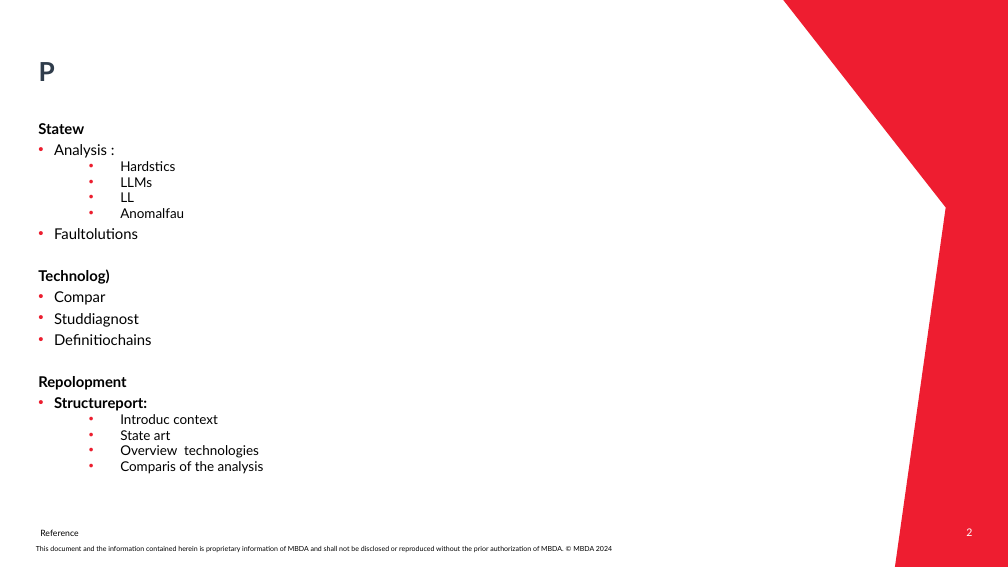
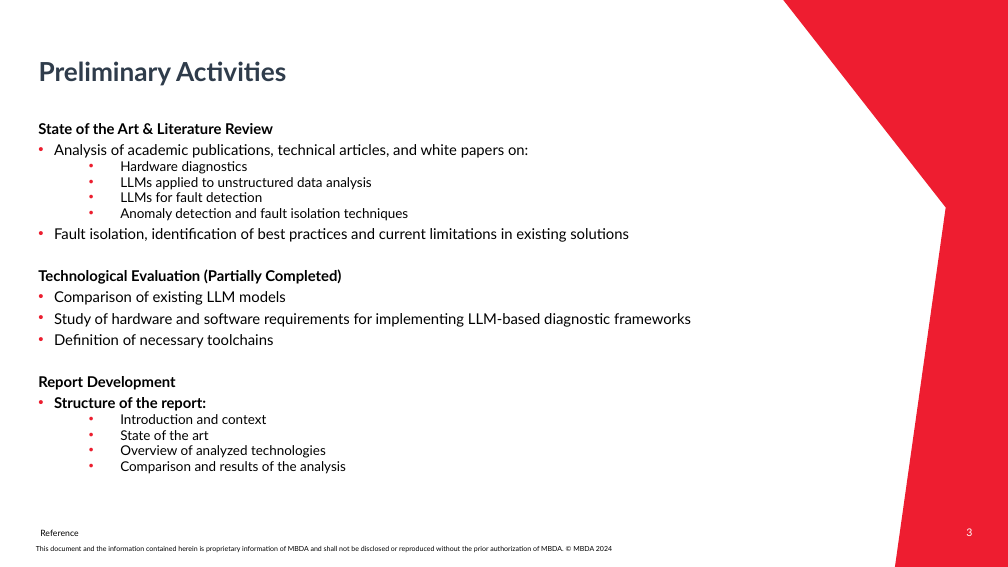
Before and after one commit to Mqtth3w/master-thesis-mbda-unipr, a slide deck: slide 3 of prompts_engineering/ICL_MBDA_Thesis_Gianvenuti.pptx (slide 2 before the commit). Drawn at 1008x567 pixels with LibreOffice and Linux fonts; fonts in the diff are those of the drawing; background and template pictures are left out. Boxes give left, top, right and bottom in pixels: in the first picture for what was removed or moved away, otherwise in the second. Text is boxed around its words. In the diff, an @@ line names an element or a change of style, - is before the commit and + after.

```diff
--- a/prompts_engineering/ICL_MBDA_Thesis_Gianvenuti.pptx
+++ b/prompts_engineering/ICL_MBDA_Thesis_Gianvenuti.pptx
@@ title at [39, 61, 286, 86]: text changed @@
-P
+Preliminary Activities
@@ text at [38, 123, 691, 474]: text changed @@
-Statew
-• Analysis :
-  • Hardstics
-  • LLMs
-  • LL
-  • Anomalfau
-• Faultolutions
-Technolog)
-• Compar
-• Studdiagnost
-• Definitiochains
-Repolopment
-• Structureport:
-  • Introduc context
-  • State art
-  • Overview technologies
-  • Comparis of the analysis
+State of the Art & Literature Review
+• Analysis of academic publications, technical articles, and white papers on:
+  • Hardware diagnostics
+  • LLMs applied to unstructured data analysis
+  • LLMs for fault detection
+  • Anomaly detection and fault isolation techniques
+• Fault isolation, identification of best practices and current limitations in existing solutions
+Technological Evaluation (Partially Completed)
+• Comparison of existing LLM models
+• Study of hardware and software requirements for implementing LLM-based diagnostic frameworks
+• Definition of necessary toolchains
+Report Development
+• Structure of the report:
+  • Introduction and context
+  • State of the art
+  • Overview of analyzed technologies
+  • Comparison and results of the analysis
```
Also in this commit, not shown: 2 other slides changed, 1 slide removed.
